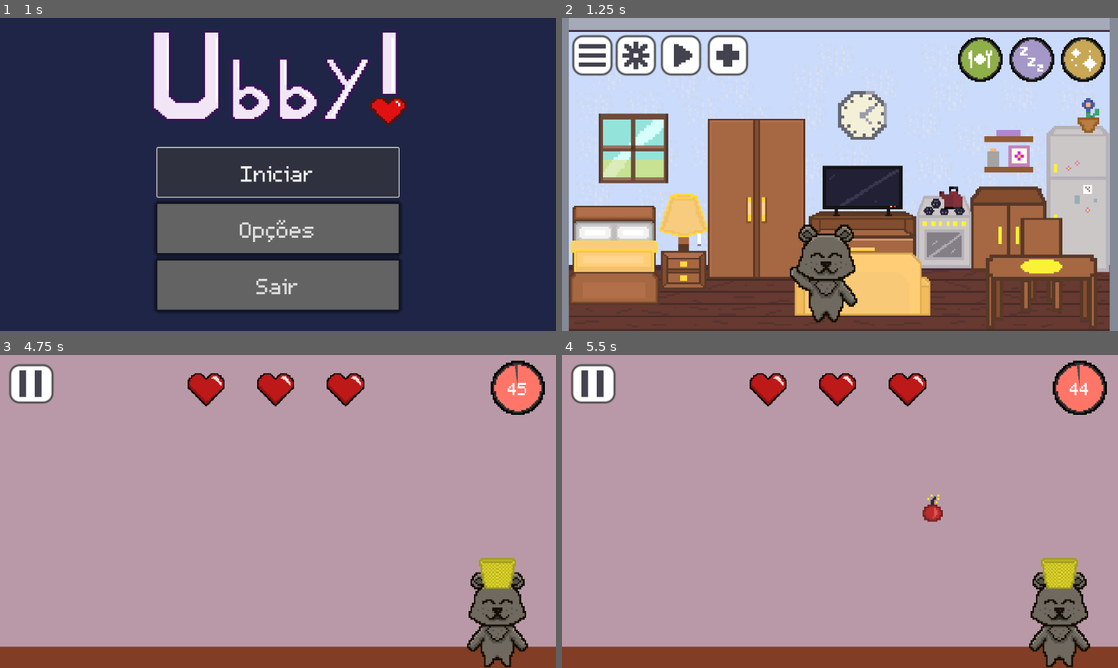
Above: before the commit, frames 1-4 (two rows, left to right).
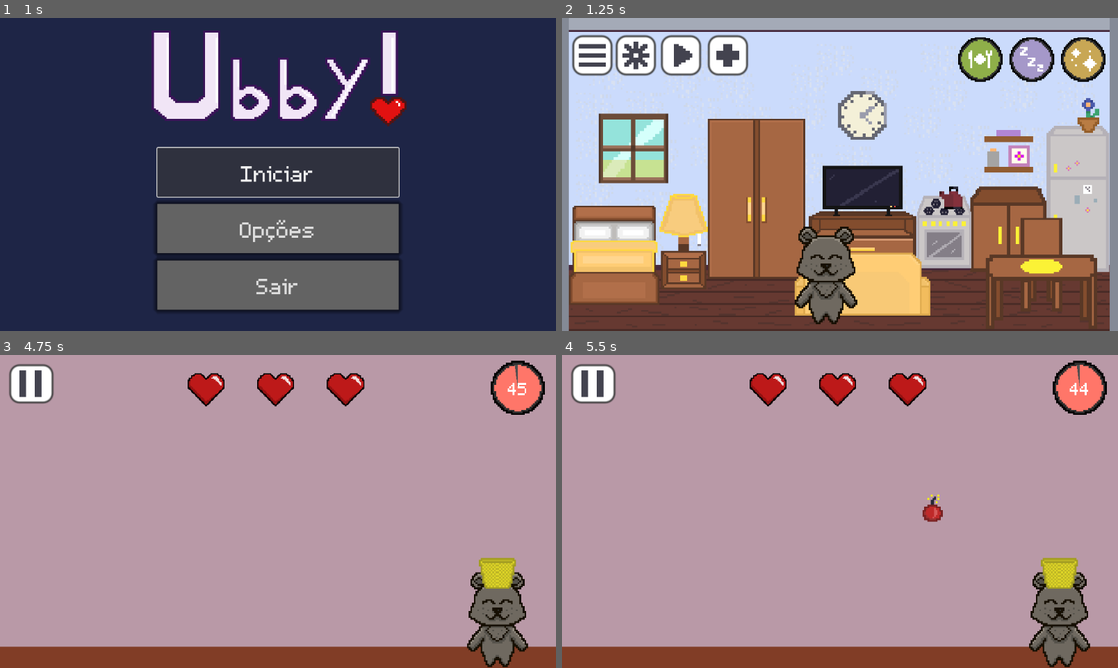
Above: after the commit, the same moments.

Repository: Lauriete1617/Ubby-
Game: Godot game, scene res://Scenes/menu_principal.tscn
The game is run twice, just before and just after one commit, with the same random seed, the same clock (stepped at 60 frames per second) and the same inputs. Sound files missing from this copy of the repository are replaced by a short silence.
Inputs (mouse positions are in pixels of both pictures, inside the frame that each line leads up to):
- Up to frame 1 (1 s): click "Iniciar" at 0.5 s
- Up to frame 2 (1.25 s): no input
- Up to frame 3 (4.75 s): move the mouse to (55, 586) at 1.27 s; hold D (Direita) 1.28-2.03 s; click (55, 586) at 1.42 s; move the mouse to (122, 577) at 2.02 s; hold A (Esquerda) 2.03-2.75 s; click (122, 577) at 2.17 s; click (116, 392) at 2.75 s; click "Jogar" at 3.5 s; move the mouse to (278, 611) at 4.27 s; hold D (Direita) from 4.28 s (still down); click (278, 611) at 4.42 s
- Up to frame 4 (5.5 s): keep holding D (Direita); move the mouse to (812, 574) at 5.02 s; click (812, 574) at 5.17 s

Frame 1 is identical in both runs. In frame 2, 1.2% of the frame differs, in the area x 41-54%, y 66-98%; in frame 3, less than 0.1%; in frame 4, less than 0.1%.

Commit message:
Update ubby.gd

Diff:
--- a/Scripts/ubby.gd
+++ b/Scripts/ubby.gd
@@ -108,6 +108,9 @@
 	await animation.animation_finished
 	animation.play("Idle")
 
+func _process(delta: float) -> void:
+	emocoes()
+
 func atualizar_visual():
 	# 1. Óculos
 	atualizar_slot_individual(slot_oculos, Global.acessorios["oculos"], catalogo_oculos)
@@ -190,3 +193,5 @@
 func emocoes():
 	if Global.fome <= 30 or Global.felicidade <= 30:
 		animation.play("Triste")
+	else:
+		animation.play("Idle")
